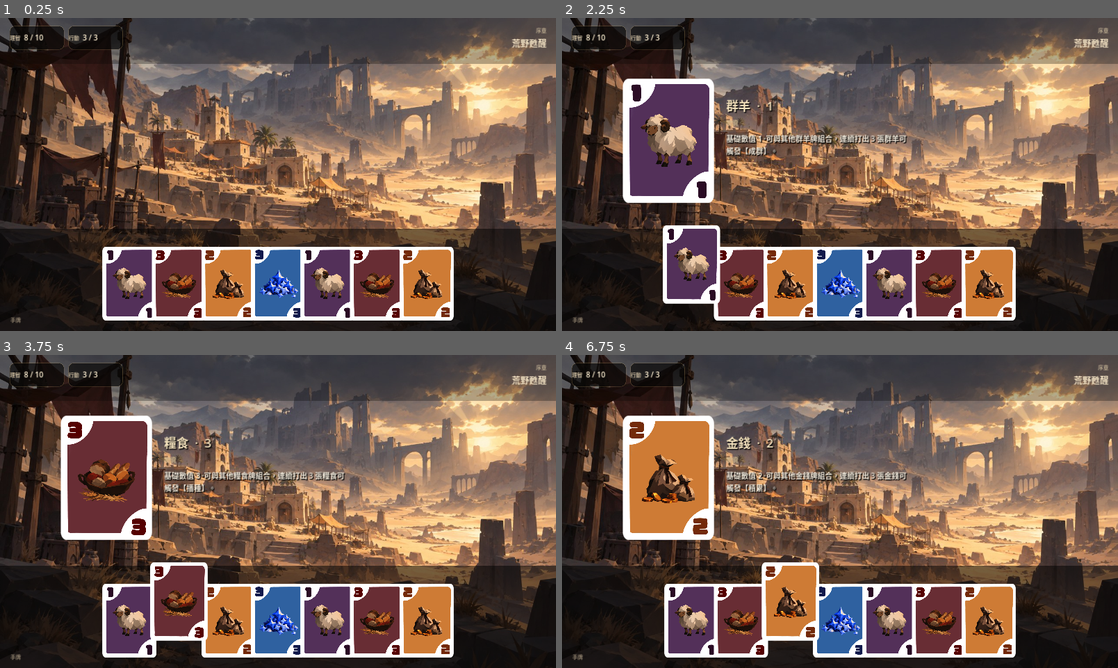
Above: before the commit, frames 1-4 (two rows, left to right).
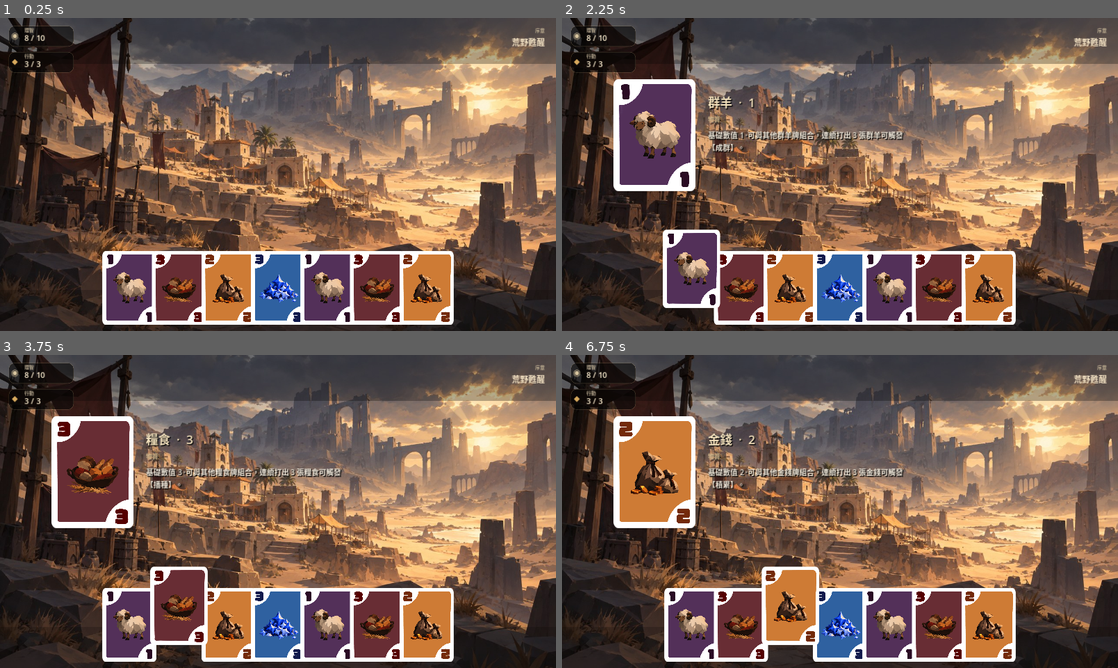
Above: after the commit, the same moments.

Repository: Timothy1007/shepherd
Game: Godot game, scene res://scenes/main.tscn
Two runs of this game, one before a commit and one after it. Both use one fixed random seed, a clock stepped at 60 frames per second and the inputs below.
Inputs (mouse positions are in pixels of both pictures, inside the frame that each line leads up to):
- Up to frame 1 (0.25 s): no input
- Up to frame 2 (2.25 s): click (689, 284) at 0.52 s; click (689, 265) at 1.27 s; click (689, 287) at 2.02 s
- Up to frame 3 (3.75 s): click (127, 605) at 2.77 s; click (177, 621) at 3.52 s
- Up to frame 4 (6.75 s): click (739, 602) at 4.27 s; click (739, 624) at 5.02 s; click (739, 605) at 5.77 s; click (789, 621) at 6.52 s

The runs differ from the first frame. In frame 1, 16% of the frame differs, in the area x 0-100%, y 2-100%; in frame 2, 22%; in frame 3, 22%; in frame 4, 22%.

Commit message:
ui: separate HUD stats and clear the scene composition

Diff:
--- a/godot/scripts/main.gd
+++ b/godot/scripts/main.gd
@@ -55,23 +55,31 @@
 	add_child(scene_bg)
 	# Subtle cinematic grading: preserve the art while keeping HUD/cards readable.
 	var top_shade=ColorRect.new(); top_shade.position=Vector2(0,0); top_shade.size=Vector2(1280,105); top_shade.color=Color(0.025,0.022,0.019,0.30); top_shade.mouse_filter=Control.MOUSE_FILTER_IGNORE; add_child(top_shade)
-	var bottom_shade=ColorRect.new(); bottom_shade.position=Vector2(0,485); bottom_shade.size=Vector2(1280,235); bottom_shade.color=Color(0.018,0.016,0.014,0.55); bottom_shade.mouse_filter=Control.MOUSE_FILTER_IGNORE; add_child(bottom_shade)
-
-	var top=HBoxContainer.new(); top.position=Vector2(22,18); top.size=Vector2(1236,52); top.add_theme_constant_override("separation",9); add_child(top)
-	for datum in [["理智","8 / 10"],["行動","3 / 3"]]:
-		var p=PanelContainer.new(); p.custom_minimum_size=Vector2(126,44); p.add_theme_stylebox_override("panel",panel_style(Color(0.035,0.031,0.027,0.68),12,Color(0.88,0.74,0.48,0.24),1))
-		var row=HBoxContainer.new(); row.add_theme_constant_override("separation",8); p.add_child(row)
-		var k=make_label(datum[0],12,Color("#c9b99d")); var v=make_label(datum[1],17,Color("#fff0d2")); row.add_child(k); row.add_child(v); top.add_child(p)
-	var spacer=Control.new(); spacer.size_flags_horizontal=Control.SIZE_EXPAND_FILL; top.add_child(spacer)
-	var chapter=VBoxContainer.new(); chapter.alignment=BoxContainer.ALIGNMENT_END
-	var ch=make_label("序章",12,Color("#b9a98e")); ch.horizontal_alignment=HORIZONTAL_ALIGNMENT_RIGHT; chapter.add_child(ch)
-	var loc=make_label("荒野甦醒",20,Color("#f2e2c3")); loc.horizontal_alignment=HORIZONTAL_ALIGNMENT_RIGHT; chapter.add_child(loc); top.add_child(chapter)
-
+	var bottom_shade=ColorRect.new(); bottom_shade.position=Vector2(0,625); bottom_shade.size=Vector2(1280,95); bottom_shade.color=Color(0.018,0.016,0.014,0.20); bottom_shade.mouse_filter=Control.MOUSE_FILTER_IGNORE; add_child(bottom_shade)
+
+	# Sparse first-person HUD: sanity and AP are intentionally separated.
+	var sanity=PanelContainer.new(); sanity.position=Vector2(20,18); sanity.size=Vector2(150,48); sanity.add_theme_stylebox_override("panel",panel_style(Color(0.025,0.023,0.021,0.60),13,Color(0.82,0.72,0.53,0.20),1)); add_child(sanity)
+	var sanity_row=HBoxContainer.new(); sanity_row.add_theme_constant_override("separation",9); sanity.add_child(sanity_row)
+	var sanity_icon=make_label("◉",20,Color("#d6c39d")); sanity_icon.custom_minimum_size=Vector2(26,0); sanity_icon.horizontal_alignment=HORIZONTAL_ALIGNMENT_CENTER; sanity_row.add_child(sanity_icon)
+	var sanity_text=VBoxContainer.new(); sanity_text.add_theme_constant_override("separation",-3); sanity_row.add_child(sanity_text)
+	var sanity_name=make_label("理智",11,Color("#b9aa91")); sanity_text.add_child(sanity_name)
+	var sanity_value=make_label("8 / 10",18,Color("#fff0d2")); sanity_text.add_child(sanity_value)
+
+	var ap=PanelContainer.new(); ap.position=Vector2(20,78); ap.size=Vector2(150,48); ap.add_theme_stylebox_override("panel",panel_style(Color(0.025,0.023,0.021,0.60),13,Color(0.82,0.72,0.53,0.20),1)); add_child(ap)
+	var ap_row=HBoxContainer.new(); ap_row.add_theme_constant_override("separation",9); ap.add_child(ap_row)
+	var ap_icon=make_label("◆",18,Color("#d7a95d")); ap_icon.custom_minimum_size=Vector2(26,0); ap_icon.horizontal_alignment=HORIZONTAL_ALIGNMENT_CENTER; ap_row.add_child(ap_icon)
+	var ap_text=VBoxContainer.new(); ap_text.add_theme_constant_override("separation",-3); ap_row.add_child(ap_text)
+	var ap_name=make_label("行動",11,Color("#b9aa91")); ap_text.add_child(ap_name)
+	var ap_value=make_label("3 / 3",18,Color("#fff0d2")); ap_text.add_child(ap_value)
+
+	var chapter=VBoxContainer.new(); chapter.position=Vector2(1080,20); chapter.size=Vector2(174,52)
+	var ch=make_label("序章",11,Color("#c2b294")); ch.horizontal_alignment=HORIZONTAL_ALIGNMENT_RIGHT; chapter.add_child(ch)
+	var loc=make_label("荒野甦醒",19,Color("#f5e4c5")); loc.horizontal_alignment=HORIZONTAL_ALIGNMENT_RIGHT; chapter.add_child(loc); add_child(chapter)
 
 	# First-person exploration view: the protagonist is intentionally not pinned on-screen.
 
 
-	var hand=Control.new(); hand.position=Vector2(0,526); hand.size=Vector2(1280,180); hand.mouse_filter=Control.MOUSE_FILTER_PASS; add_child(hand)
+	var hand=Control.new(); hand.position=Vector2(0,536); hand.size=Vector2(1280,180); hand.mouse_filter=Control.MOUSE_FILTER_PASS; add_child(hand)
 	var count: int = hand_cards.size()
 	var overlap: float = 16.0
 	var step: float = CARD_SIZE.x - overlap
@@ -89,28 +97,28 @@
 		card.pressed.connect(func(c=card, data=item): _select_card(c, data))
 
 	_build_inspector()
-	var hand_hint=make_label("手牌",12,Color("#8f816d")); hand_hint.position=Vector2(24,684); add_child(hand_hint)
+
 
 func _build_inspector() -> void:
 	inspector=Control.new()
-	inspector.position=Vector2(140,118)
-	inspector.size=Vector2(690,350)
+	inspector.position=Vector2(118,130)
+	inspector.size=Vector2(720,330)
 	inspector.mouse_filter=Control.MOUSE_FILTER_IGNORE
 	inspector.z_index=50
 	inspector.visible=false
 	add_child(inspector)
 
 	inspector_card=TextureRect.new()
-	inspector_card.position=Vector2(0,18)
-	inspector_card.size=Vector2(210,293)
+	inspector_card.position=Vector2(0,8)
+	inspector_card.size=Vector2(190,263)
 	inspector_card.expand_mode=TextureRect.EXPAND_IGNORE_SIZE
 	inspector_card.stretch_mode=TextureRect.STRETCH_KEEP_ASPECT_CENTERED
 	inspector_card.mouse_filter=Control.MOUSE_FILTER_IGNORE
 	inspector.add_child(inspector_card)
 
 	inspector_text=VBoxContainer.new()
-	inspector_text.position=Vector2(238,62)
-	inspector_text.size=Vector2(430,210)
+	inspector_text.position=Vector2(218,42)
+	inspector_text.size=Vector2(470,210)
 	inspector_text.add_theme_constant_override("separation",7)
 	inspector_text.mouse_filter=Control.MOUSE_FILTER_IGNORE
 	inspector.add_child(inspector_text)
@@ -149,12 +157,12 @@
 	var kind=make_label(data[3],14,Color("#d1b98f")); inspector_text.add_child(kind)
 	var desc=make_label(data[4],17,Color("#f1eadc")); desc.autowrap_mode=TextServer.AUTOWRAP_WORD_SMART; desc.add_theme_co …(193 unchanged characters)…
 	inspector.modulate.a=0.0
-	inspector.position.y=126
+	inspector.position.y=138
 	inspector.visible=true
 	var tw=create_tween().set_parallel(true)
 	tw.set_trans(Tween.TRANS_QUAD).set_ease(Tween.EASE_OUT)
 	tw.tween_property(inspector,"modulate:a",1.0,0.14)
-	tw.tween_property(inspector,"position:y",118.0,0.16)
+	tw.tween_property(inspector,"position:y",130.0,0.16)
 
 func _close_inspector() -> void:
 	if selected_card:
